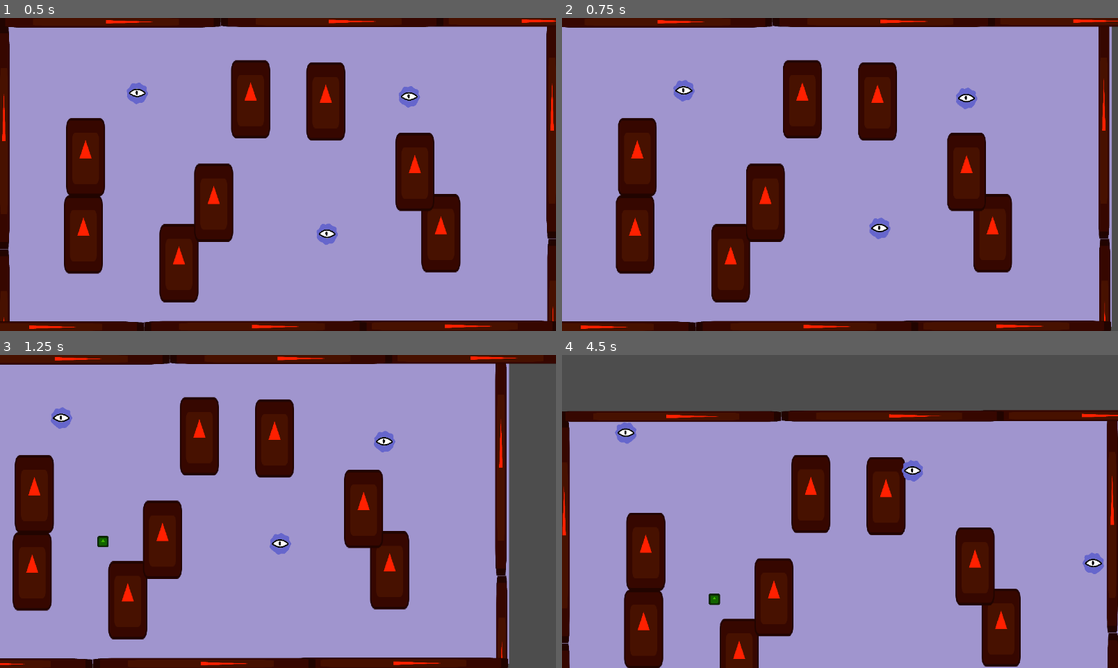
Above: before the commit, frames 1-4 (two rows, left to right).
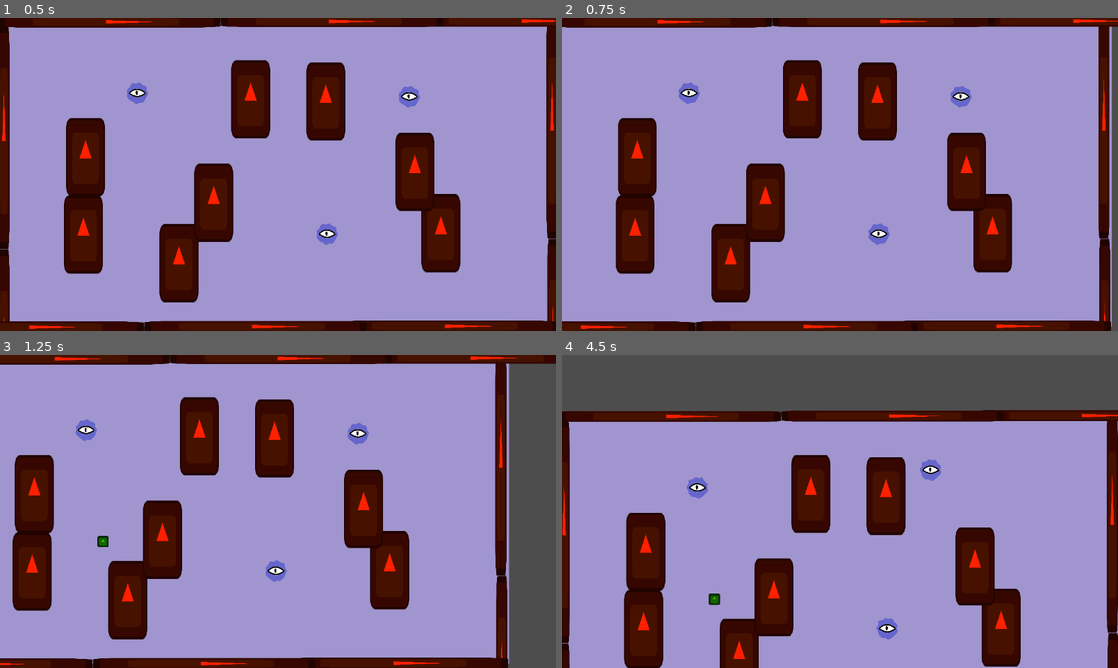
Above: after the commit, the same moments.

Repository: Sadathy/Wild-Jam-94
Game: Godot game, scene res://Scenes/Screens/tank.tscn
Same seed, same stepped clock (60 frames per second), same inputs: the game is played once before the commit and once after it. The engine's default icon, where the game draws it, is replaced by a stand-in: a white triangle on a blue panel in a dark square.
Inputs (mouse positions are in pixels of both pictures, inside the frame that each line leads up to):
- Up to frame 1 (0.5 s): no input
- Up to frame 2 (0.75 s): tap Enter at 0.5 s; move the mouse to (962, 158) at 0.52 s; hold D (right) from 0.53 s (still down); tap Space (think) at 0.6 s; click (962, 158) at 0.67 s
- Up to frame 3 (1.25 s): keep holding D (right)
- Up to frame 4 (4.5 s): move the mouse to (728, 527) at 1.27 s; release D (right) at 1.28 s; hold Down (down) 1.28-2.03 s; tap Space (think) every 0.75 s from 1.35 to 4.35 s; move the mouse to (895, 442) at 2.02 s; hold D (right) 2.03-2.78 s; move the mouse to (812, 574) at 2.77 s; hold W (up) 2.78-3.53 s; click (812, 574) at 2.92 s; move the mouse to (1006, 558) at 3.52 s; hold A (left) from 3.53 s (still down); move the mouse to (673, 464) at 4.27 s

Frame 1 is identical in both runs. In frame 2, 0.6% of the frame differs, in the area x 20-75%, y 19-73%; in frame 3, 1.2%, in the area x 9-72%, y 16-73%; in frame 4, 1.2%.

Commit message:
Introduced brain stats
There are now stats that affect the brains behaviour, currently set randomly.

Diff:
--- a/game-jam-94/Scripts/Blob/blob_brain.gd
+++ b/game-jam-94/Scripts/Blob/blob_brain.gd
@@ -8,11 +8,27 @@
 @export var MAX_WANDER_RANGE: float = 400
 @export var MIN_WANDER_RANGE: float = 150
 
+@export var STATS: Dictionary = {
+	"boredom": 20,
+	"intelligence": 100,
+	"toughness": 50,
+	"strength": 45,
+	"speed": 100
+}
+
+var current_boredom: float = 0
+var boredom_factor: float = 10
+@export var BOREDOM_VARIANCE: float = 20
+
 @onready var eyes: Node2D = %Eyes
 
 
 func _ready() -> void:
 	TASK_SEEK.reached_goal.connect(on_finish_seek)
+	print("Stat report for ", name, ":")
+	for key in STATS:
+		STATS[key] = randi_range(20, 100)
+		print(key, ": ", STATS[key])
 
 
 #func _unhandled_input(event: InputEvent) -> void:
@@ -26,7 +42,10 @@
 
 
 func _physics_process(delta: float) -> void:
-	if Input.is_action_just_pressed("think"):
+	current_boredom += delta * boredom_factor
+	if current_boredom > STATS["boredom"]:
+		current_boredom -= STATS["boredom"]
+		boredom_factor = randf_range(BOREDOM_VARIANCE * 0.5, BOREDOM_VARIANCE * 1.5)
 		on_think()
 
 
